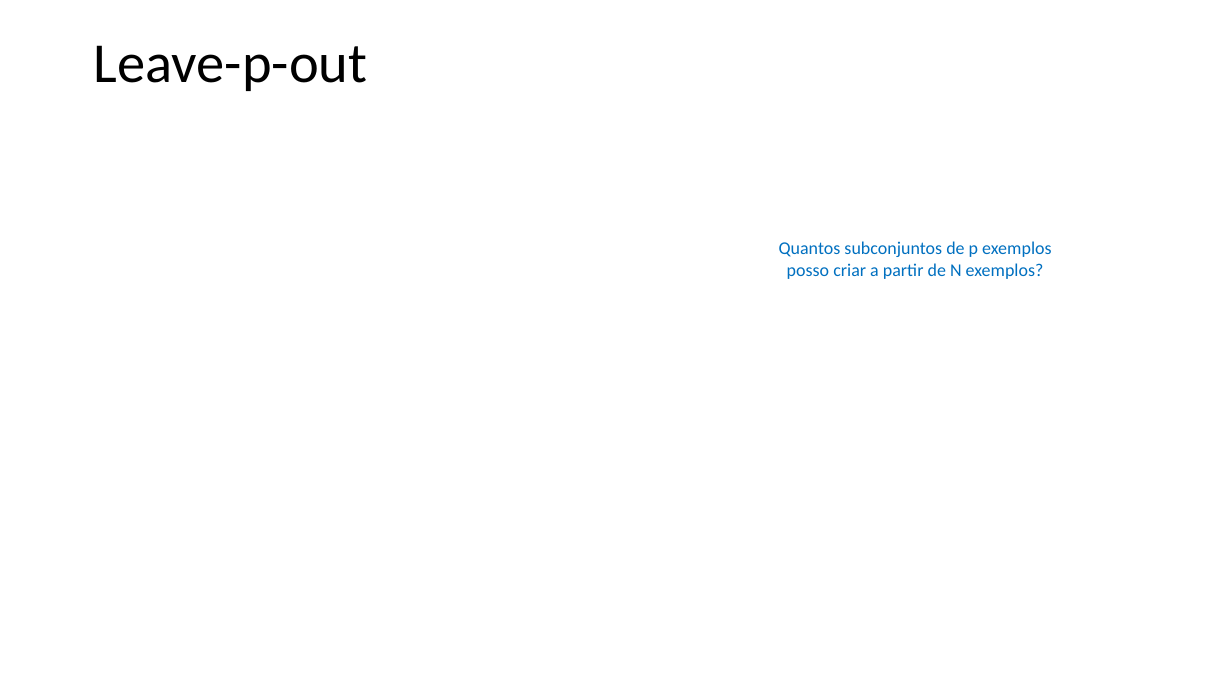
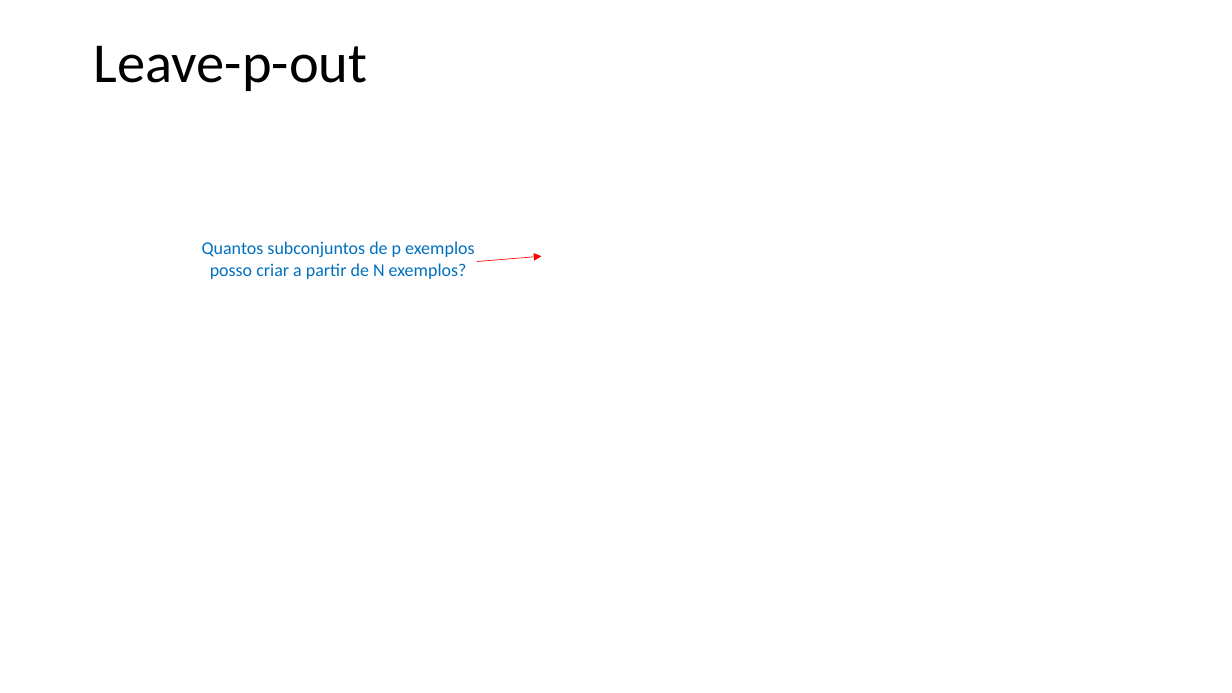
Before and after one commit to zz4fap/t319_aprendizado_de_maquina, a slide deck: slide 9 of slides/T319_Regressão_Linear (Parte V).pptx. Drawn at 1232x693 pixels with LibreOffice and Linux fonts; fonts in the diff are those of the drawing; grey boxes stand for pictures. Boxes give left, top, right and bottom in pixels: in the first picture for what was removed or moved away, otherwise in the second. Text is boxed around its words. In the diff, an @@ line names an element or a change of style, - is before the commit and + after.

```diff
--- a/slides/T319_Regressão_Linear (Parte V).pptx
+++ b/slides/T319_Regressão_Linear (Parte V).pptx
@@ text "Quantos subconjuntos de p exemplos ...": place and size @@
-text "Quantos subconjuntos de p exemplos ..." at [779, 241, 1051, 279]
+text "Quantos subconjuntos de p exemplos ..." at [202, 241, 474, 279]
@@ arrow added from (477, 262) to (542, 256), #FF0000 0.5 pt @@
```
Also in this commit, not shown: 9 other slides changed, 7 other files.
